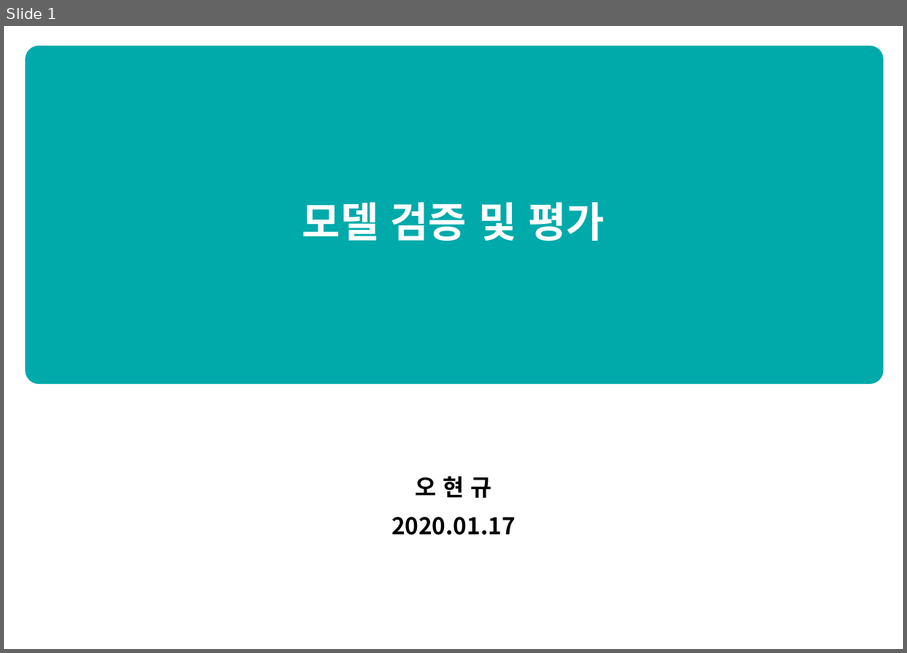
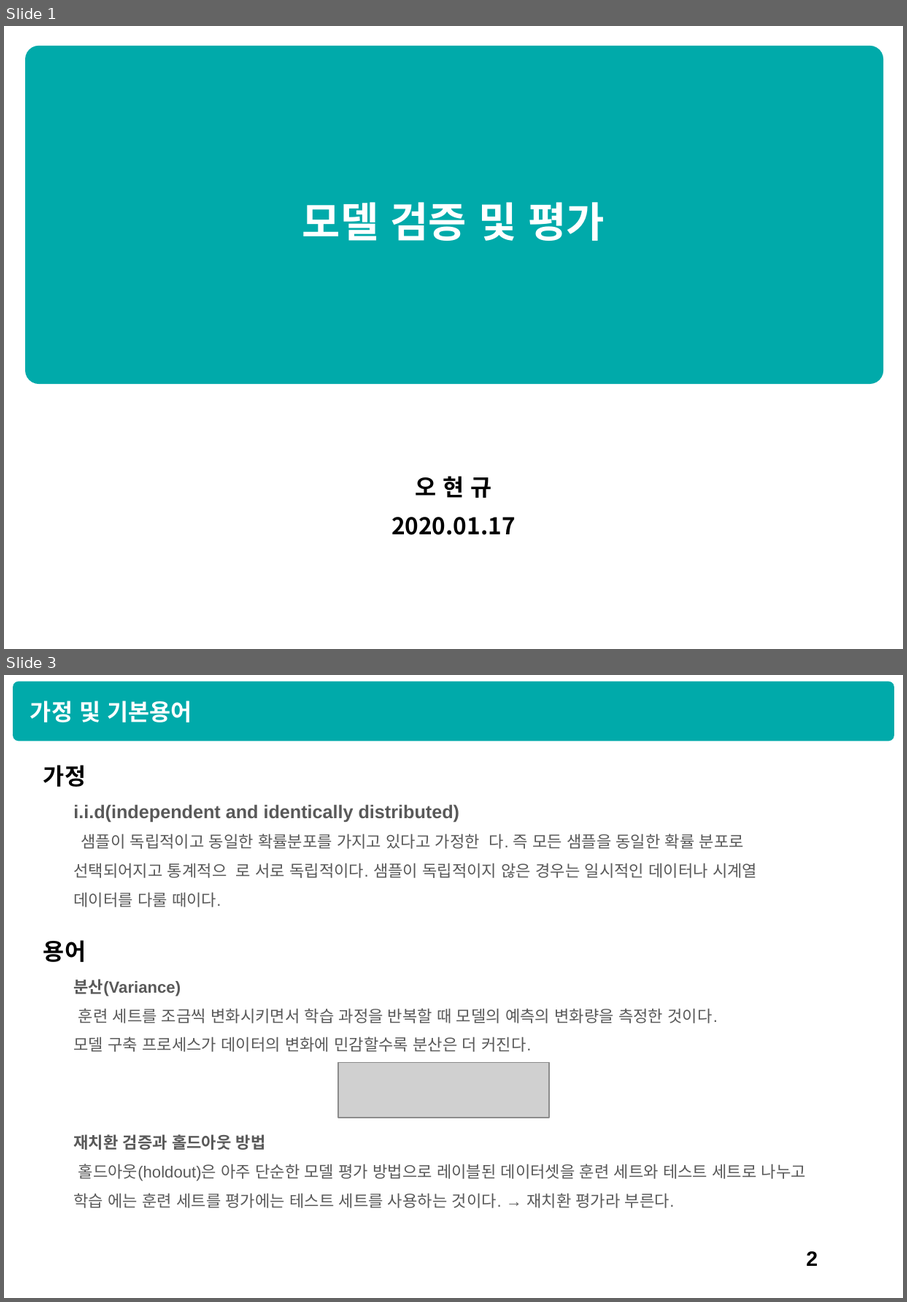
Before and after one commit to HyunQQ/analysis, a slide deck: 모델검증_평가_정리.pptx. Shown one above the other, each under a label of ours: slide 1 before the commit, slides 1 and 3 after it; the slides between them are not shown. The pictures are 907x653 and 907x1302 pixels, drawn with LibreOffice and Linux fonts; fonts in the diff are those of the drawing; grey boxes stand for pictures. Boxes give left, top, right and bottom in pixels: in the first picture for what was removed or moved away, otherwise in the second. Text is boxed around its words. In the diff, an @@ line names an element or a change of style, - is before the commit and + after.

```diff
--- a/모델검증_평가_정리.pptx
+++ b/모델검증_평가_정리.pptx
@@ slide 3 added at (4, 675, 903, 1298), background #FFFFFF @@
@@ rounded rectangle added at (13, 682, 895, 741), fill #00AAAA @@
@@ text added at (30, 701, 192, 722), 20 pt, text #FFFFFF, bold @@
+가정 및 기본용어
@@ text added at (43, 765, 86, 787), 20 pt, text #000000, bold @@
+가정
@@ text added at (73, 804, 757, 907), 14 pt, text #595959 @@
+i.i.d(independent and identically distributed)
+샘플이 독립적이고 동일한 확률분포를 가지고 있다고 가정한 다. 즉 모든 샘플을 동일한 확률 분포로 선택되어지고 통계적으 로 서로 독립적이다. 샘플이 독립적이지 않은 경우는 일시적인 데이터나 시계열 데이터를 다룰 때이다.
@@ text added at (43, 940, 86, 962), 20 pt, text #000000, bold @@
+용어
@@ text added at (73, 979, 718, 1052), 14 pt, text #595959 @@
+분산(Variance)
+훈련 세트를 조금씩 변화시키면서 학습 과정을 반복할 때 모델의 예측의 변화량을 측정한 것이다.
+모델 구축 프로세스가 데이터의 변화에 민감할수록 분산은 더 커진다.
@@ picture added at (338, 1062, 549, 1117) @@
@@ text added at (73, 1134, 806, 1208), 14 pt, text #595959 @@
+재치환 검증과 홀드아웃 방법
+홀드아웃(holdout)은 아주 단순한 모델 평가 방법으로 레이블된 데이터셋을 훈련 세트와 테스트 세트로 나누고 학습 에는 훈련 세트를 평가에는 테스트 세트를 사용하는 것이다. → 재치환 평가라 부른다.
@@ page number added at (806, 1251, 818, 1266), 18 pt, text #000000 @@
+2
```
Also in this commit, not shown: 1 slide changed, 8 other slides added, 1 slide removed.
